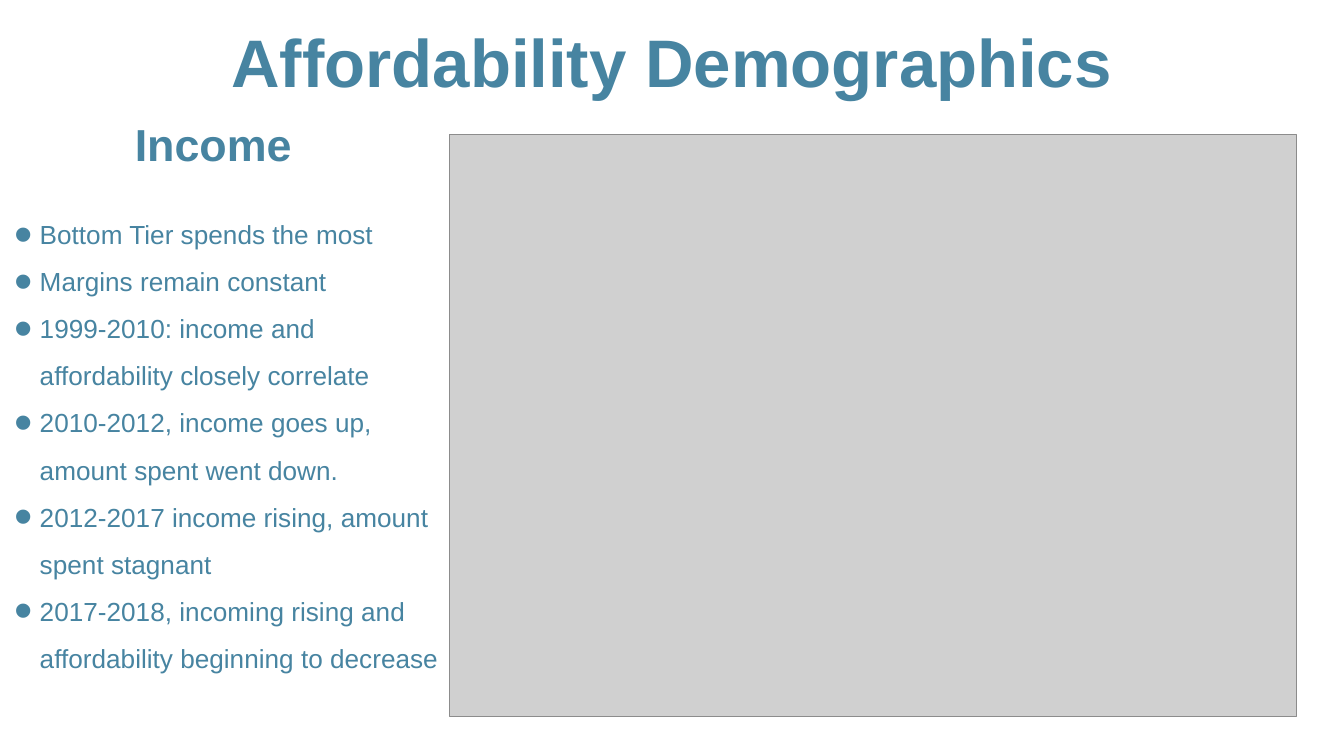
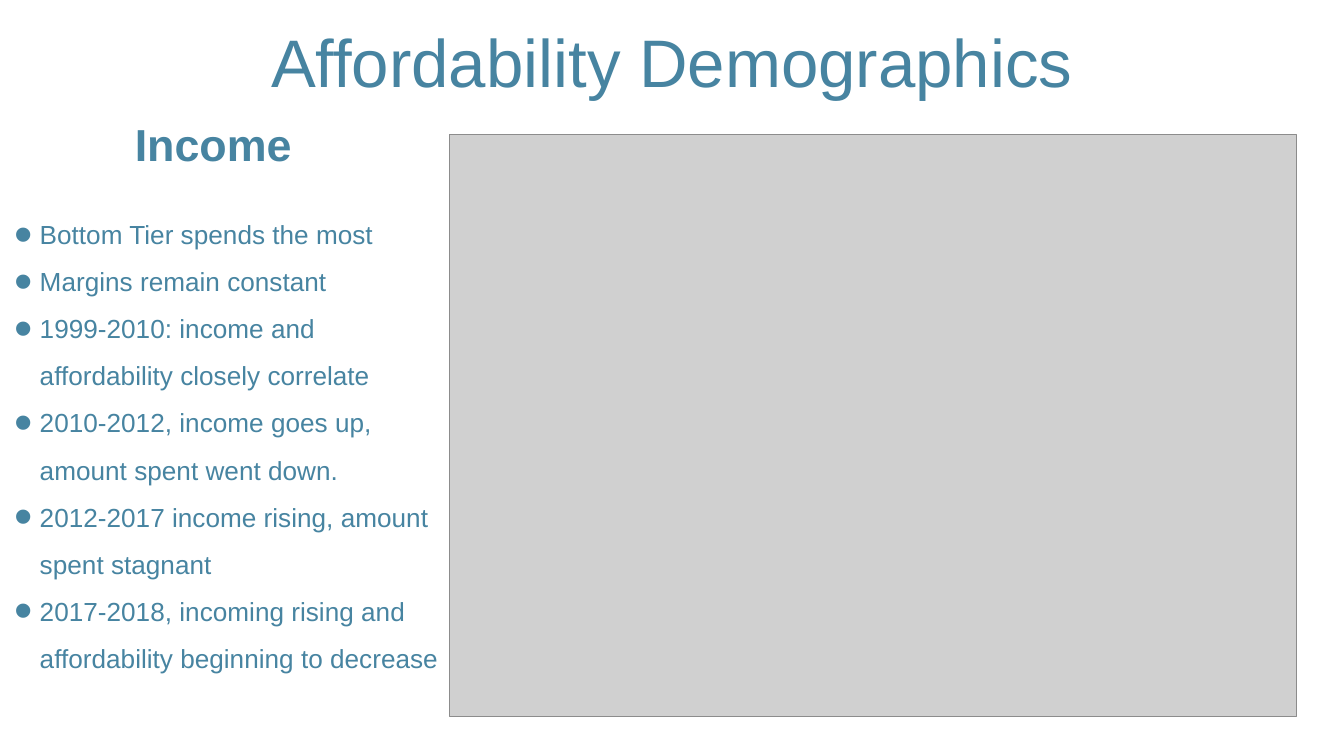
Before and after one commit to LoriHarris/Real_Estate_Affordability, a slide deck: slide 2 of LoriSlides.pptx. Drawn at 1344x756 pixels with LibreOffice and Linux fonts; fonts in the diff are those of the drawing; grey boxes stand for pictures; background and template pictures are left out. Boxes give left, top, right and bottom in pixels: in the first picture for what was removed or moved away, otherwise in the second. Text is boxed around its words. In the diff, an @@ line names an element or a change of style, - is before the commit and + after.

```diff
--- a/LoriSlides.pptx
+++ b/LoriSlides.pptx
@@ text "Affordability Demographics" at bbox=[271, 38, 1072, 100]: bold off @@
```
Also in this commit, not shown: 4 other slides changed.
